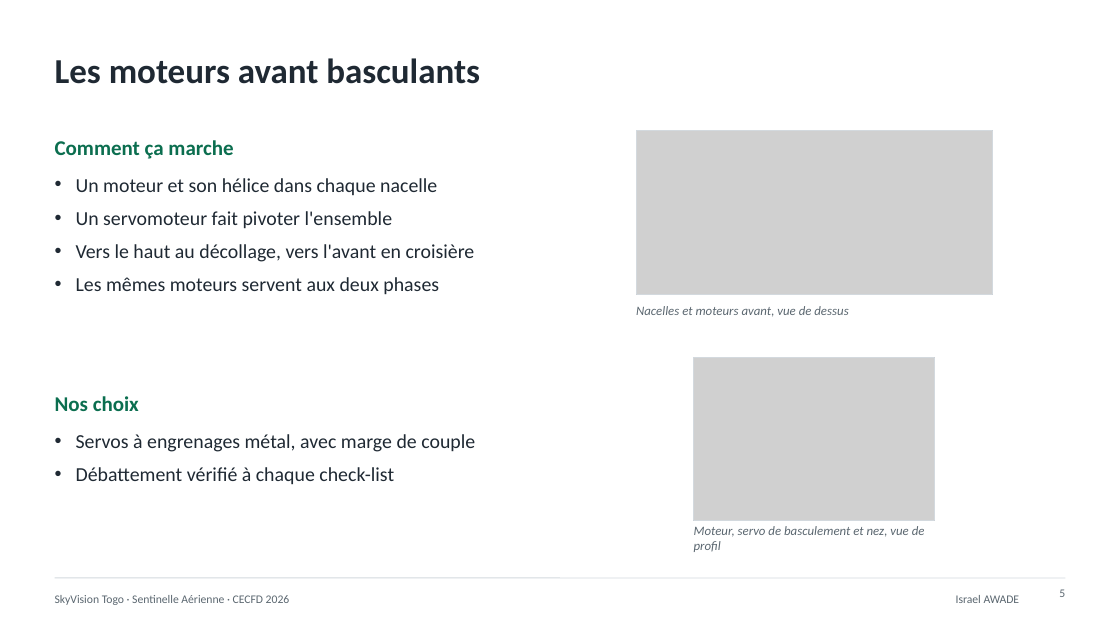
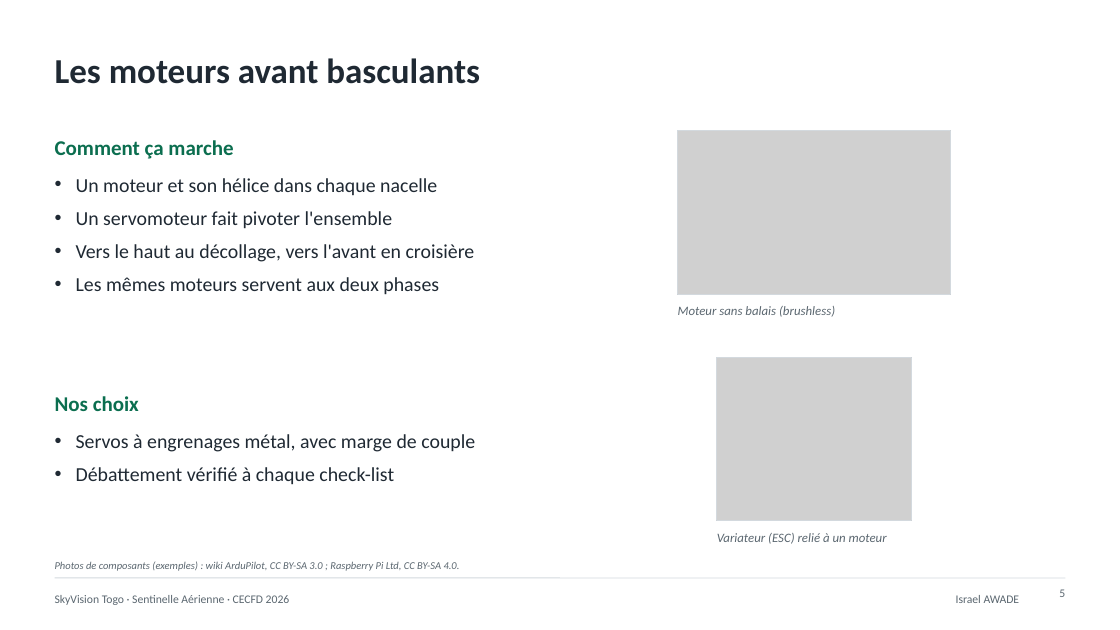
Before and after one commit to kainwangroger/video-sentinelle-aerienne, a slide deck: slide 5 of pitch/sentinelle_aerienne_presentation_complete.pptx. Drawn at 1120x630 pixels with LibreOffice and Linux fonts; fonts in the diff are those of the drawing; grey boxes stand for pictures. Boxes give left, top, right and bottom in pixels: in the first picture for what was removed or moved away, otherwise in the second. Text is boxed around its words. In the diff, an @@ line names an element or a change of style, - is before the commit and + after.

```diff
--- a/pitch/sentinelle_aerienne_presentation_complete.pptx
+++ b/pitch/sentinelle_aerienne_presentation_complete.pptx
@@ rectangle resized from (x1=636, y1=130, x2=992, y2=294) to (x1=678, y1=130, x2=951, y2=294) @@
@@ picture resized from (x1=636, y1=130, x2=992, y2=294) to (x1=678, y1=130, x2=951, y2=294) @@
@@ text at (x1=678, y1=306, x2=835, y2=317): text changed @@
-Nacelles et moteurs avant, vue de dessus
+Moteur sans balais (brushless)
@@ rectangle resized from (x1=694, y1=357, x2=935, y2=521) to (x1=717, y1=357, x2=912, y2=521) @@
@@ picture resized from (x1=694, y1=357, x2=935, y2=521) to (x1=717, y1=357, x2=912, y2=521) @@
@@ text at (x1=717, y1=533, x2=887, y2=544): text changed @@
-Moteur, servo de basculement et nez, vue de profil
+Variateur (ESC) relié à un moteur
@@ text added at (x1=55, y1=561, x2=460, y2=571), 9 pt, text #5B6770, italic @@
+Photos de composants (exemples) : wiki ArduPilot, CC BY-SA 3.0 ; Raspberry Pi Ltd, CC BY-SA 4.0.
```
Also in this commit, not shown: 7 other slides changed, 1 slide added, 19 other files.
